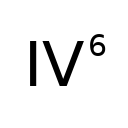
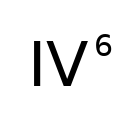
Layers edited between the first and the second 128 × 128 image:
painted on "675 ..." over [90, 34, 112, 56]
painted on "IV" over [30, 41, 88, 86]
